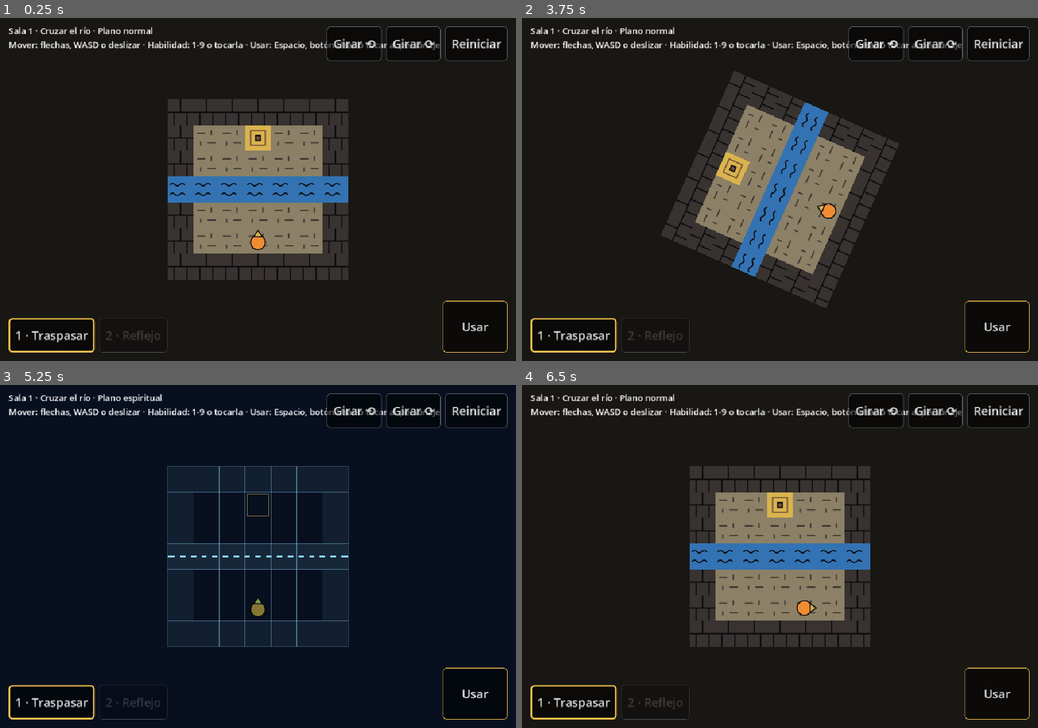
Above: before the commit, frames 1-4 (two rows, left to right).
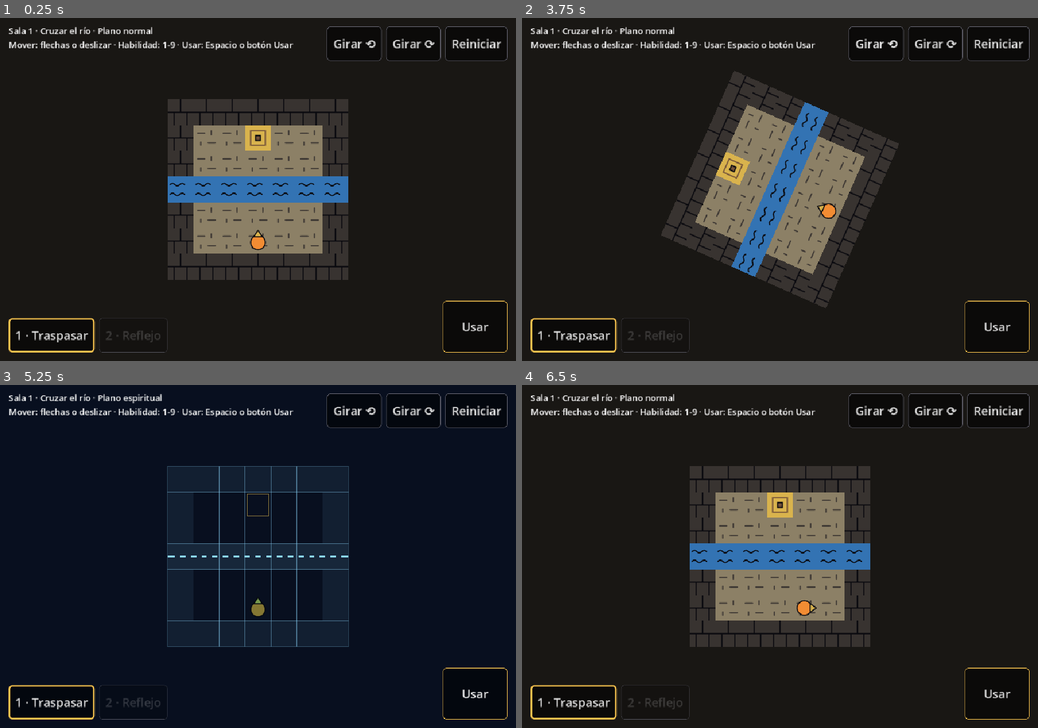
Above: after the commit, the same moments.

Repository: AngeloCS19/Juego
Game: Godot game, scene res://main.tscn
The game is run twice, just before and just after one commit, with the same random seed, the same clock (stepped at 60 frames per second) and the same inputs.
Inputs (mouse positions are in pixels of both pictures, inside the frame that each line leads up to):
- Up to frame 1 (0.25 s): no input
- Up to frame 2 (3.75 s): click "Reiniciar" at 0.5 s; click "Reiniciar" at 1.25 s; click "Reiniciar" at 2 s; click "1 · Traspasar" at 2.75 s; click "Girar ⟲" at 3.5 s
- Up to frame 3 (5.25 s): click "Girar ⟳" at 4.25 s; click "Usar" at 5 s
- Up to frame 4 (6.5 s): tap Enter at 5.75 s; move the mouse to (893, 539) at 5.77 s; hold Right from 5.78 s (still down); tap 1 at 5.85 s; click (893, 539) at 5.92 s; tap Space at 6.02 s

The runs differ from the first frame. In frame 1, 0.7% of the frame differs, in the area x 13-86%, y 6-10%; in frame 2, 0.7%; in frame 3, 0.8%; in frame 4, 0.7%.

Commit message:
Texto de ayuda que no tapa los botones e importación de sprites
- La etiqueta de arriba tiene un ancho limitado y ajusta líneas, así no
  queda debajo de los botones Girar/Reiniciar; texto de ayuda más corto.
- Se agregan los .import de los sprites, que Godot genera y conviene versionar.

Co-Authored-By: Claude Opus 5.5 (1M context) <noreply@anthropic.com>
Claude-Session: https://claude.ai/code/session_01CgeRXwbMC7VvuvXY2F3GVs

Diff:
--- a/main.tscn
+++ b/main.tscn
@@ -12,5 +12,6 @@
 [node name="Etiqueta" type="Label" parent="Interfaz"]
 offset_left = 16.0
 offset_top = 12.0
-offset_right = 944.0
+offset_right = 590.0
 offset_bottom = 80.0
+autowrap_mode = 3
--- a/scripts/main.gd
+++ b/scripts/main.gd
@@ -191,7 +191,7 @@
 
 func _on_plano_cambiado(espiritual: bool) -> void:
 	RenderingServer.set_default_clear_color(FONDO_ESPIRITUAL if espiritual else FONDO_NORMAL)
-	etiqueta.text = "Sala %d · %s · Plano %s\nMover: flechas, WASD o deslizar · Habilidad: 1-9 o tocarla · Usar: Espacio, botón Usar o tocar al personaje" % [
+	etiqueta.text = "Sala %d · %s · Plano %s\nMover: flechas o deslizar · Habilidad: 1-9 · Usar: Espacio o botón Usar" % [
 		indice + 1, sala.datos["nombre"], "espiritual" if espiritual else "normal"]
 
 
Not shown, added: assets/sprites/agua.svg.import
Not shown, added: assets/sprites/anillo_reflejo.svg.import
Not shown, added: assets/sprites/icono_reflejo.svg.import
Not shown, added: assets/sprites/icono_traspasar.svg.import
Not shown, added: assets/sprites/jugador.svg.import
Not shown, added: assets/sprites/muro.svg.import
Not shown, added: assets/sprites/piedra.svg.import
Not shown, added: assets/sprites/piedra_fija.svg.import
Not shown, added: assets/sprites/piso.svg.import
Not shown, added: assets/sprites/puente.svg.import
Not shown, added: assets/sprites/salida.svg.import
Not shown, added: assets/sprites/vacio.svg.import
